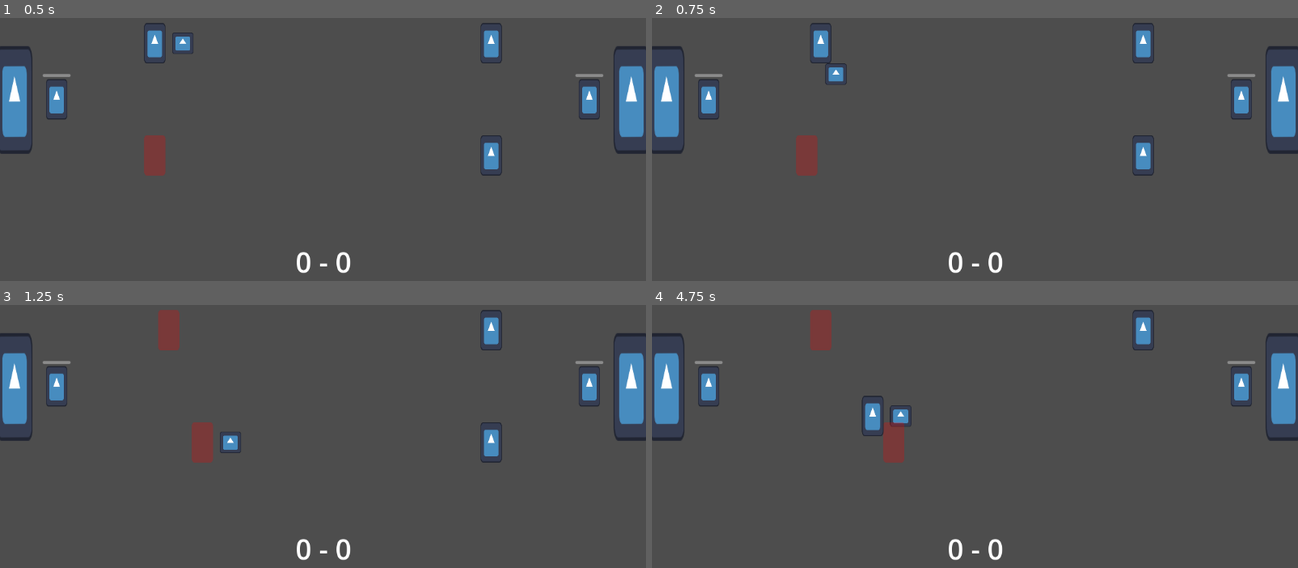
Above: before the commit, frames 1-4 (two rows, left to right).
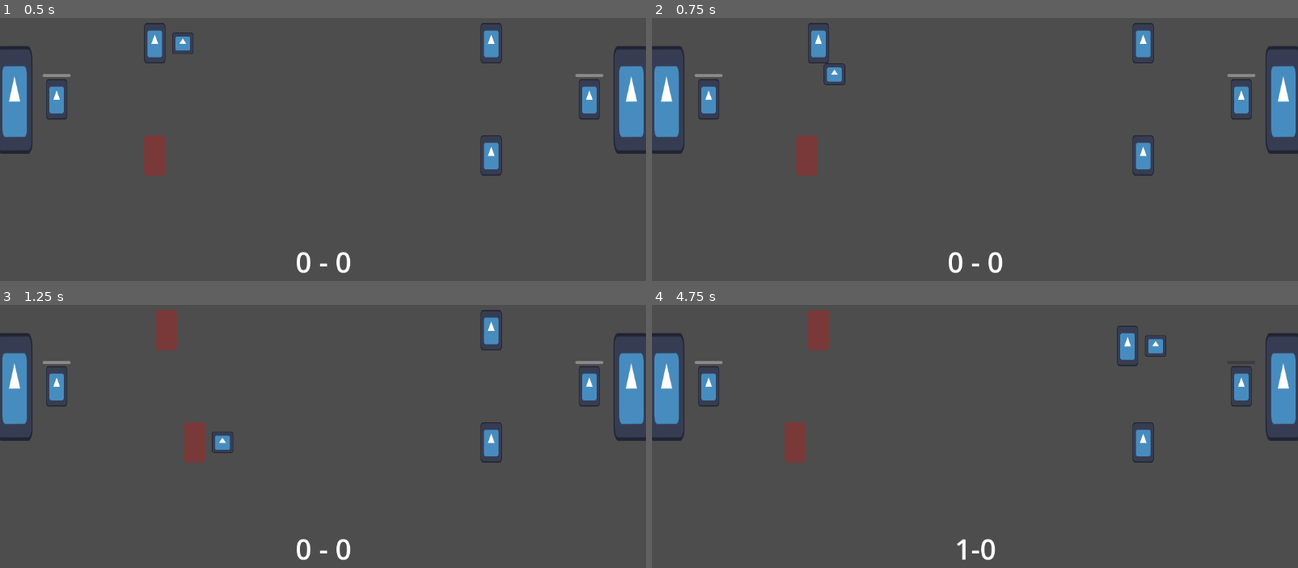
Above: after the commit, the same moments.

Repository: david8zhang/spooky-soccer
Game: Godot game, scene res://scenes/Main.tscn
Same seed, same stepped clock (60 frames per second), same inputs: the game is played once before the commit and once after it. The engine's default icon, where the game draws it, is replaced by a stand-in: a white triangle on a blue panel in a dark square.
Inputs:
- Up to frame 1 (0.5 s): no input
- Up to frame 2 (0.75 s): tap Enter at 0.5 s; hold Right (move_right) from 0.53 s (still down); tap Space (pass) at 0.6 s
- Up to frame 3 (1.25 s): keep holding Right (move_right)
- Up to frame 4 (4.75 s): release Right (move_right) at 1.28 s; hold Down (move_down) 1.28-2.03 s; tap F (shoot) at 1.35, 2.85, 4.35 s; hold Right (move_right) 2.03-2.78 s; tap Space (pass) at 2.1, 3.6 s; hold Up (move_up) 2.78-3.53 s; hold Left (move_left) from 3.53 s (still down)

Frame 1 is identical in both runs. In frame 2, 0.2% of the frame differs, in the area x 24-31%, y 1-26%; in frame 3, 0.7%; in frame 4, 3.0%, in the area x 20-94%, y 1-97%.

Commit message:
added CPU steering behavior

Diff:
--- a/prefabs/CPUFieldPlayer.tscn
+++ b/prefabs/CPUFieldPlayer.tscn
@@ -1,8 +1,9 @@
-[gd_scene load_steps=7 format=3 uid="uid://b70d37wyfnq4h"]
+[gd_scene load_steps=8 format=3 uid="uid://b70d37wyfnq4h"]
 
 [ext_resource type="Texture2D" uid="uid://dqa181oq1x6gn" path="res://icon.svg" id="1_axad5"]
 [ext_resource type="Script" path="res://scripts/CPUFieldPlayer.gd" id="1_k72m6"]
 [ext_resource type="PackedScene" uid="uid://hs88tdqlwcn7" path="res://prefabs/CPUFieldPlayerAI.tscn" id="2_4laok"]
+[ext_resource type="PackedScene" uid="uid://bvwulw0o1p2y6" path="res://prefabs/ContextMap.tscn" id="2_vai8v"]
 
 [sub_resource type="AtlasTexture" id="AtlasTexture_fto0y"]
 atlas = ExtResource("1_axad5")
@@ -26,8 +27,10 @@
 lock_rotation = true
 script = ExtResource("1_k72m6")
 
+[node name="ContextMap" parent="." instance=ExtResource("2_vai8v")]
+
 [node name="CPUFieldPlayerAI" parent="." node_paths=PackedStringArray("blackboard", "actor") instance=ExtResource("2_4laok")]
-blackboard = NodePath("@Node@19339")
+blackboard = NodePath("@Node@150424")
 actor = NodePath("..")
 
 [node name="AnimatedSprite2D" type="AnimatedSprite2D" parent="."]
--- /dev/null
+++ b/prefabs/ContextMap.tscn
@@ -0,0 +1,30 @@
+[gd_scene load_steps=2 format=3 uid="uid://bvwulw0o1p2y6"]
+
+[ext_resource type="Script" path="res://scripts/ContextMap.gd" id="1_g4354"]
+
+[node name="ContextMap" type="Node2D"]
+script = ExtResource("1_g4354")
+
+[node name="north" type="RayCast2D" parent="."]
+target_position = Vector2(2.08165e-12, -80)
+
+[node name="northeast" type="RayCast2D" parent="."]
+target_position = Vector2(60, -60)
+
+[node name="east" type="RayCast2D" parent="."]
+target_position = Vector2(80, 2.08165e-12)
+
+[node name="southeast" type="RayCast2D" parent="."]
+target_position = Vector2(60, 60)
+
+[node name="south" type="RayCast2D" parent="."]
+target_position = Vector2(2.08165e-12, 80)
+
+[node name="southwest" type="RayCast2D" parent="."]
+target_position = Vector2(-60, 60)
+
+[node name="west" type="RayCast2D" parent="."]
+target_position = Vector2(-80, 2.08165e-12)
+
+[node name="northwest" type="RayCast2D" parent="."]
+target_position = Vector2(-60, -60)
--- a/scenes/Main.tscn
+++ b/scenes/Main.tscn
@@ -8,12 +8,20 @@
 [ext_resource type="PackedScene" uid="uid://rgbyovsk6afe" path="res://prefabs/Goal.tscn" id="5_tfqse"]
 [ext_resource type="PackedScene" uid="uid://b70d37wyfnq4h" path="res://prefabs/CPUFieldPlayer.tscn" id="6_5e7kb"]
 
+[sub_resource type="NavigationPolygon" id="NavigationPolygon_b082s"]
+vertices = PackedVector2Array(578, -324, 576, 324, -576, 324, -576, -324)
+polygons = Array[PackedInt32Array]([PackedInt32Array(0, 1, 2, 3)])
+outlines = Array[PackedVector2Array]([PackedVector2Array(-576, -324, -576, 324, 576, 324, 578, -324)])
+
 [sub_resource type="PhysicsMaterial" id="PhysicsMaterial_nmsru"]
 bounce = 0.25
 
 [node name="Main" type="Node2D"]
 position = Vector2(2.08165e-12, 2.08165e-12)
 script = ExtResource("1_0qwq3")
+
+[node name="NavigationRegion2D" type="NavigationRegion2D" parent="."]
+navigation_polygon = SubResource("NavigationPolygon_b082s")
 
 [node name="Camera2D" type="Camera2D" parent="."]
 
--- /dev/null
+++ b/scripts/ContextMap.gd
@@ -0,0 +1,47 @@
+class_name ContextMap
+extends Node2D
+
+var raycast_list = []
+var directions = [
+	Vector2(0, -1),
+	Vector2(1, -1),
+	Vector2(1, 0),
+	Vector2(1, 1),
+	Vector2(0, 1),
+	Vector2(-1, 1),
+	Vector2(-1, 0),
+	Vector2(-1, -1)
+]
+var target_position
+var best_dir: Vector2 = Vector2.ZERO
+
+func _ready():
+	for c in get_children():
+		raycast_list.append(c)
+
+
+func _physics_process(_delta):
+	if target_position != null:
+		var danger_map = [0, 0, 0, 0, 0, 0, 0, 0]
+		for i in range(0, raycast_list.size()):
+			var ray = raycast_list[i] as RayCast2D
+			if ray.is_colliding():
+				danger_map[i] = 5
+				danger_map[(i + 1) % 8] = 2
+				danger_map[(i - 1) % 8] = 2
+			else:
+				if danger_map[i] == 0:
+					danger_map[i] = 0
+
+		var context_map = [0, 0, 0, 0, 0, 0, 0, 0]
+		var highest_val = -INF
+		var curr_best_dir = Vector2.ZERO
+		for i in range(0, directions.size()):
+			var dir_vector = directions[i] as Vector2
+			var vector_to_target = (target_position - global_position).normalized()
+			var dot_product = dir_vector.dot(vector_to_target)
+			context_map[i] = dot_product - danger_map[i]
+			if context_map[i] > highest_val:
+				curr_best_dir = directions[i]
+				highest_val = context_map[i]
+		best_dir = curr_best_dir
--- a/scripts/FieldPlayer.gd
+++ b/scripts/FieldPlayer.gd
@@ -1,7 +1,7 @@
 class_name FieldPlayer
 extends RigidBody2D
 
-const SPEED = 300.0
+const SPEED = 250
 const PASS_SPEED = 500.0
 const SHOOT_SPEED = 750
 
@@ -27,6 +27,7 @@
 }
 
 @onready var game = get_node("/root/Main") as Game
+@onready var context_map = $ContextMap as ContextMap
 var field_manager: FieldManager
 
 func _physics_process(_delta):
@@ -98,5 +99,8 @@
 	if global_position.distance_to(dest_position) <= is_at_pos_threshold:
 		linear_velocity = Vector2.ZERO
 	else:
-		var dir = (dest_position - global_position).normalized()
-		linear_velocity = dir * FieldPlayer.SPEED
+		context_map.target_position = dest_position
+		var dir = context_map.best_dir
+		var desired_velocity = dir * FieldPlayer.SPEED
+		var steering_force = desired_velocity - linear_velocity
+		linear_velocity = linear_velocity + (steering_force * 2 * 0.0167)
--- a/scripts/behavior_tree/AttackDribble.gd
+++ b/scripts/behavior_tree/AttackDribble.gd
@@ -17,4 +17,5 @@
 	var window_size = get_viewport().get_visible_rect().size
 	var random_y = random.randi_range(-window_size.y / 2 + 5, window_size.y / 2 - 5)
 	var x = -window_size.x / 2 + 400
-	return Vector2(x, random_y)
+	# return Vector2(x, random_y)
+	return Vector2(-350, 100)
Not shown: 1 places in scenes/Main.tscn that only renumber resources
